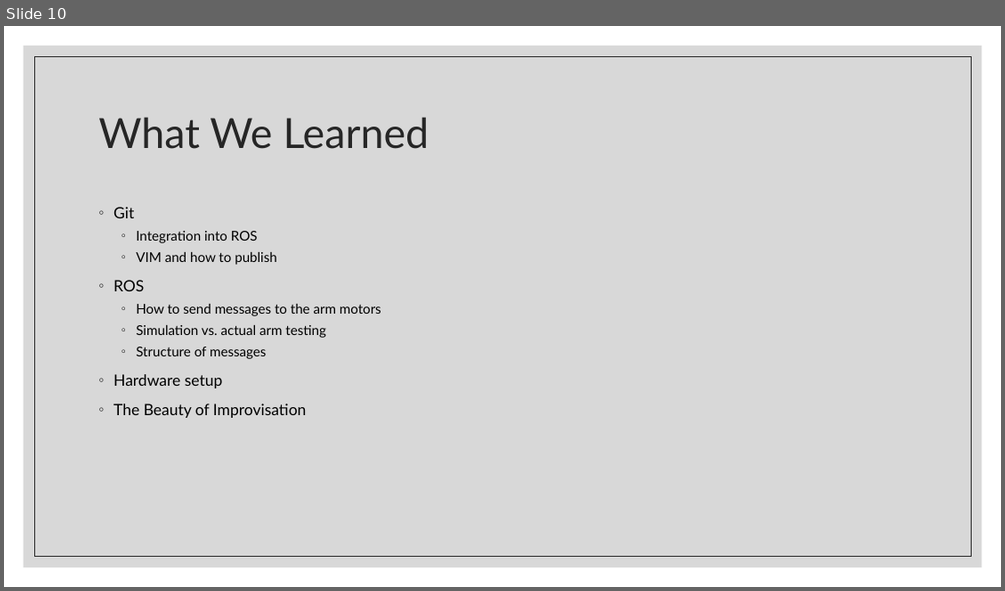
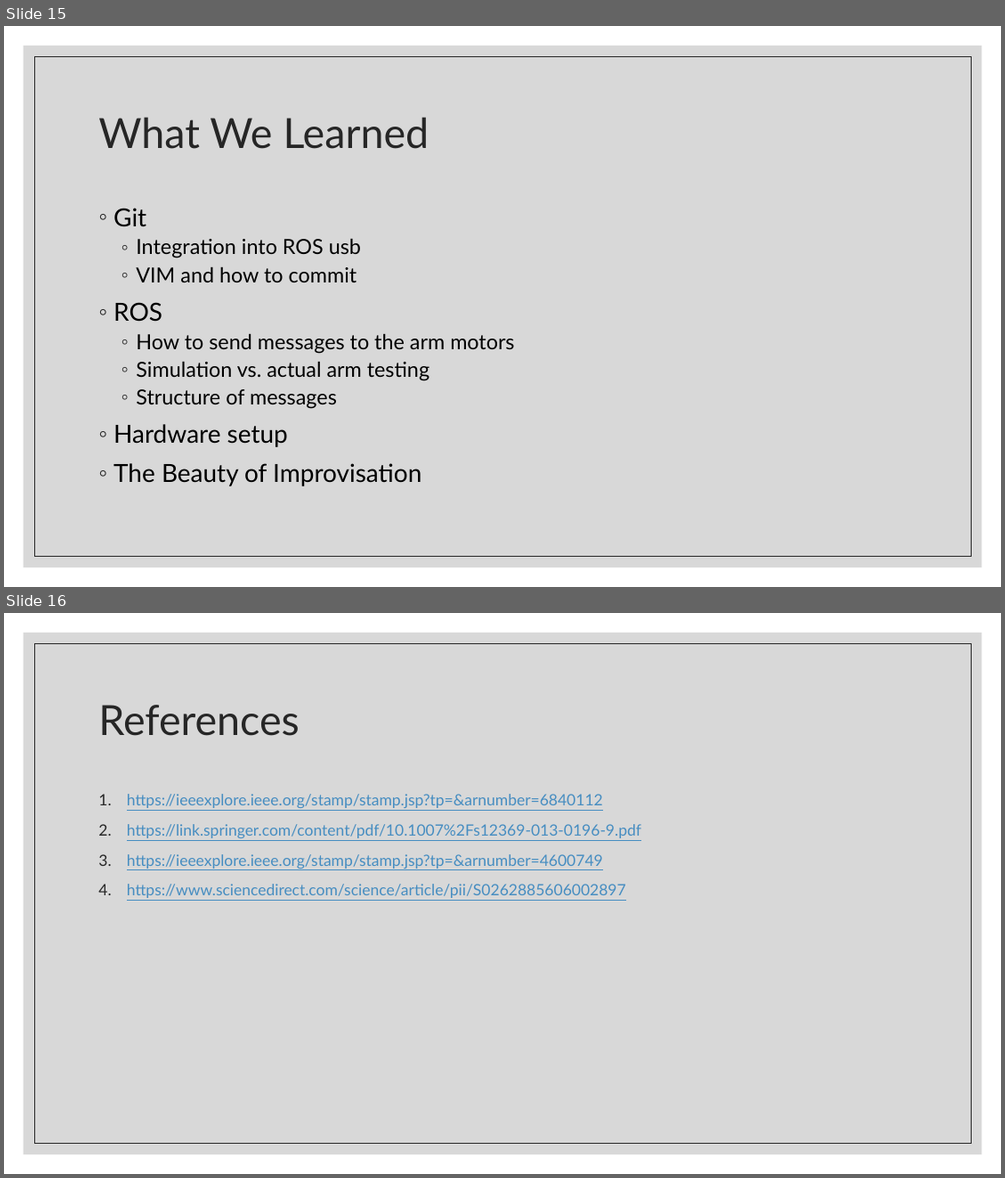
Before and after one commit to liquatics/outofhand, a slide deck: Docs/Final Presentation.pptx. Shown one above the other, each under a label of ours: slide 10 before the commit, slides 15 and 16 after it. The pictures are 1005x591 and 1005x1178 pixels, drawn with LibreOffice and Linux fonts; fonts in the diff are those of the drawing. Boxes give left, top, right and bottom in pixels: in the first picture for what was removed or moved away, otherwise in the second. Text is boxed around its words. In the diff, an @@ line names an element or a change of style, - is before the commit and + after.

Commit message:
Update Incoming
Font stylings and such

```diff
--- a/Docs/Final Presentation.pptx
+++ b/Docs/Final Presentation.pptx
@@ slide 16 added at <box>4,613,1001,1174</box>, background #FFFFFF; not listed: 2 template elements that a slide beside it also shows @@
@@ title added at <box>98,705,299,736</box>, 40 pt, text #262626 @@
+References
@@ text added at <box>127,794,641,898</box>, 15 pt, text #468DC1, underline @@
+1. https://ieeexplore.ieee.org/stamp/stamp.jsp?tp=&arnumber=6840112
+2. https://link.springer.com/content/pdf/10.1007%2Fs12369-013-0196-9.pdf
+3. https://ieeexplore.ieee.org/stamp/stamp.jsp?tp=&arnumber=4600749
+4. https://www.sciencedirect.com/science/article/pii/S0262885606002897
@@ what was slide 10 is now slide 15 @@
@@ slide 15 changed as well @@
@@ text at <box>113,208,514,486</box>: size 15 to 24 pt in "Git", "ROS", "Hardware setup", "The Beauty of Improvisation"; size 13 to 20 pt in "How to send messages to the arm ...", "Simulation vs. actual arm testing", "Structure of messages"; line spacing 1.1 to 1; line spacing 1 to 0.9 @@
@@ text at <box>136,238,361,282</box>: text changed; size 13 to 20 pt @@
-  ◦ Integration into ROS
-  ◦ VIM and how to publish
+  ◦ Integration into ROS usb
+  ◦ VIM and how to commit
```
Also in this commit, not shown: 7 other slides changed, 5 other slides added, 1 slide removed.
